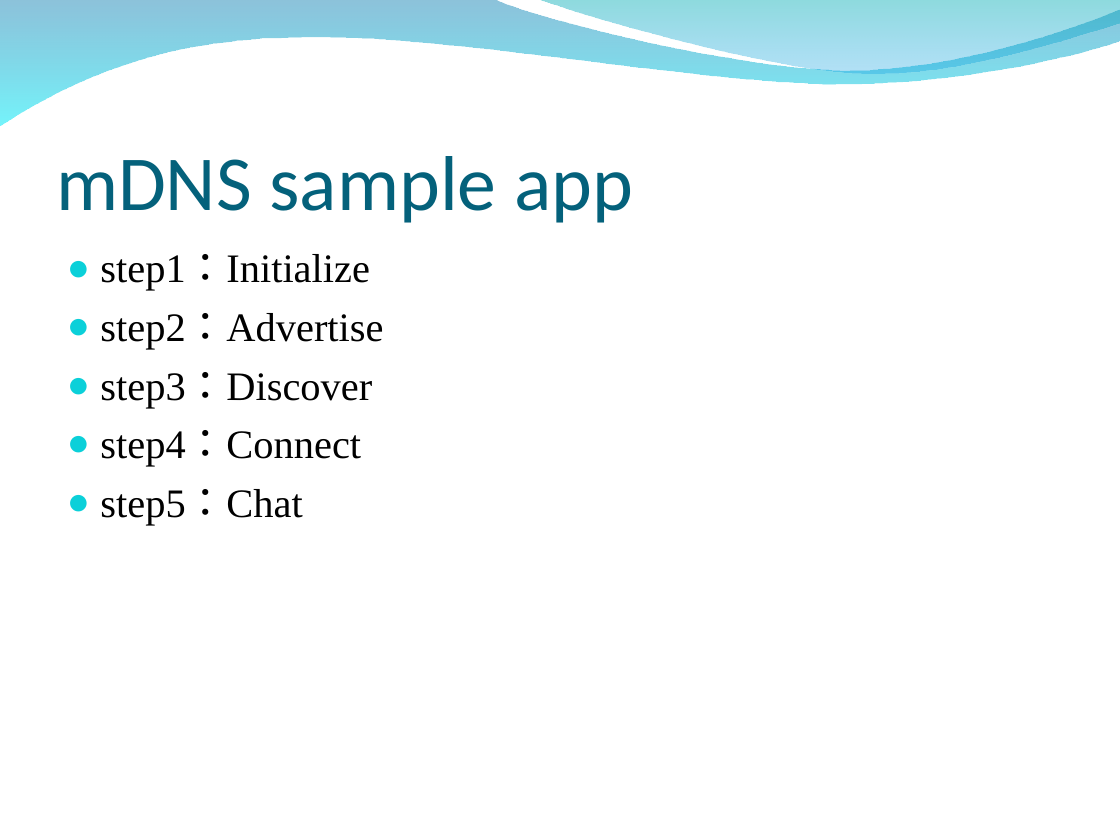
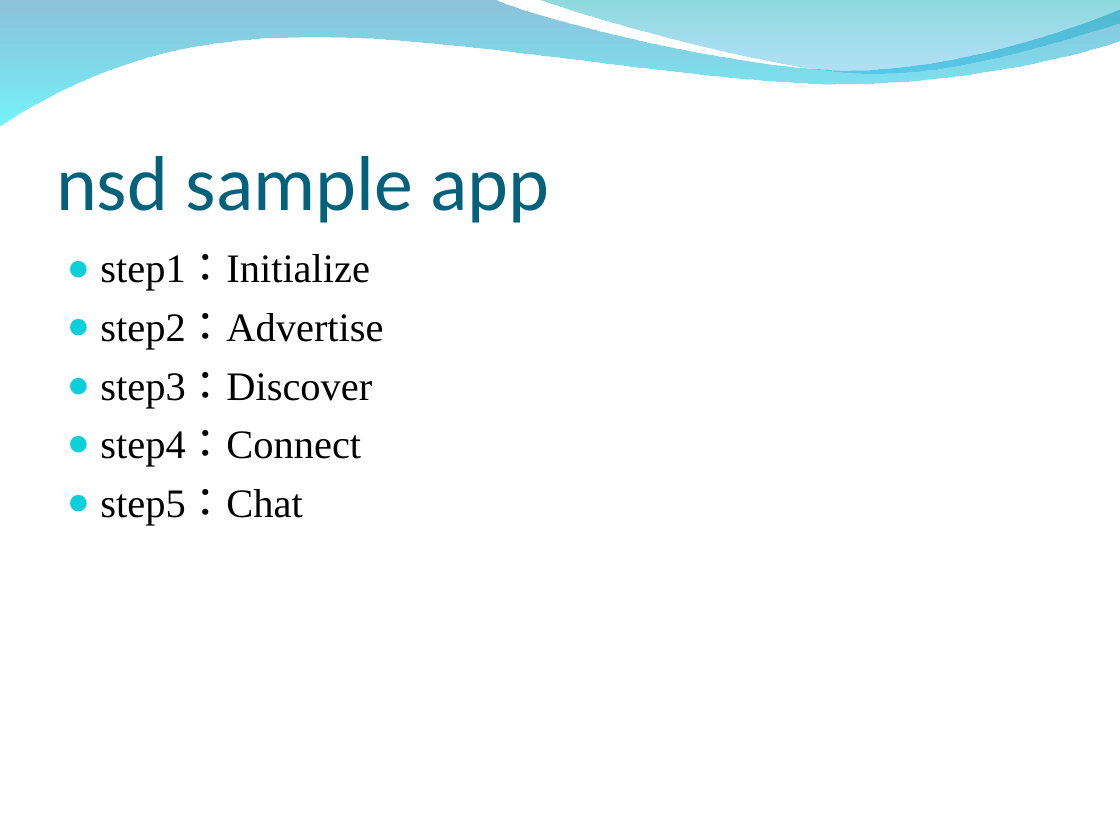
Before and after one commit to peter279k/regular_meeting, a slide deck: slide 10 of mDNS.ppt. Drawn at 1120x840 pixels with LibreOffice and Linux fonts; fonts in the diff are those of the drawing; background and template pictures are left out. Boxes give left, top, right and bottom in pixels: in the first picture for what was removed or moved away, otherwise in the second. Text is boxed around its words. In the diff, an @@ line names an element or a change of style, - is before the commit and + after.

```diff
--- a/mDNS.ppt
+++ b/mDNS.ppt
@@ title at (56, 156, 549, 223): text changed @@
-mDNS sample app
+nsd sample app
```
Also in this commit, not shown: 1 other slide changed.
